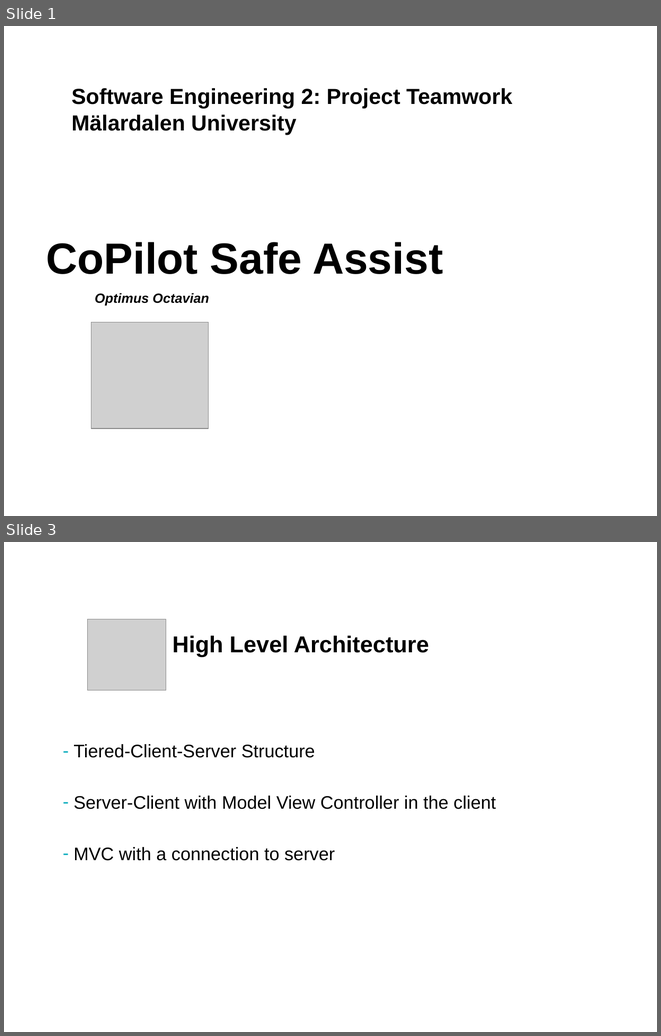
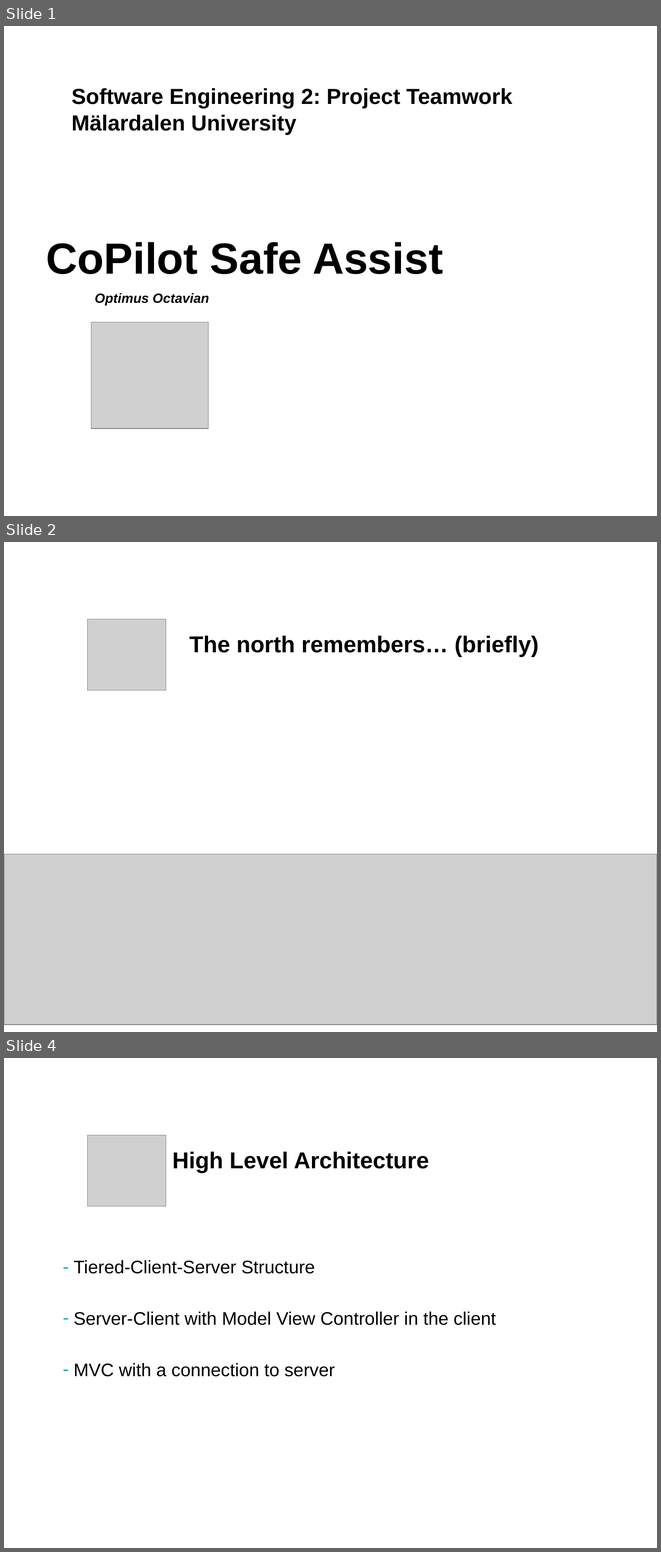
Before and after one commit to deerel/DVA313VolvoCoPilot, a slide deck: Project Presentation #2 - mandatory 20171206.pptx. Shown one above the other, each under a label of ours: slides 1 and 3 before the commit, slides 1, 2 and 4 after it; the slides between them are not shown. The pictures are 661x1036 and 661x1552 pixels, drawn with LibreOffice and Linux fonts; fonts in the diff are those of the drawing; grey boxes stand for pictures; background and template pictures are left out. Boxes give left, top, right and bottom in pixels: in the first picture for what was removed or moved away, otherwise in the second. Text is boxed around its words. In the diff, an @@ line names an element or a change of style, - is before the commit and + after.

Commit message:
Presentation

```diff
--- a/Project Presentation #2 - mandatory 20171206.pptx
+++ b/Project Presentation #2 - mandatory 20171206.pptx
@@ slide 2 added at bbox=[4, 542, 657, 1032], background #FFFFFF @@
@@ picture added at bbox=[88, 619, 166, 690] @@
@@ title added at bbox=[190, 635, 539, 656], 25.3 pt, text #000000, bold @@
+The north remembers… (briefly)
@@ picture added at bbox=[4, 854, 657, 1024] @@
@@ what was slide 3 is now slide 4 @@
```
Also in this commit, not shown: 1 other slide added, 1 slide removed.
